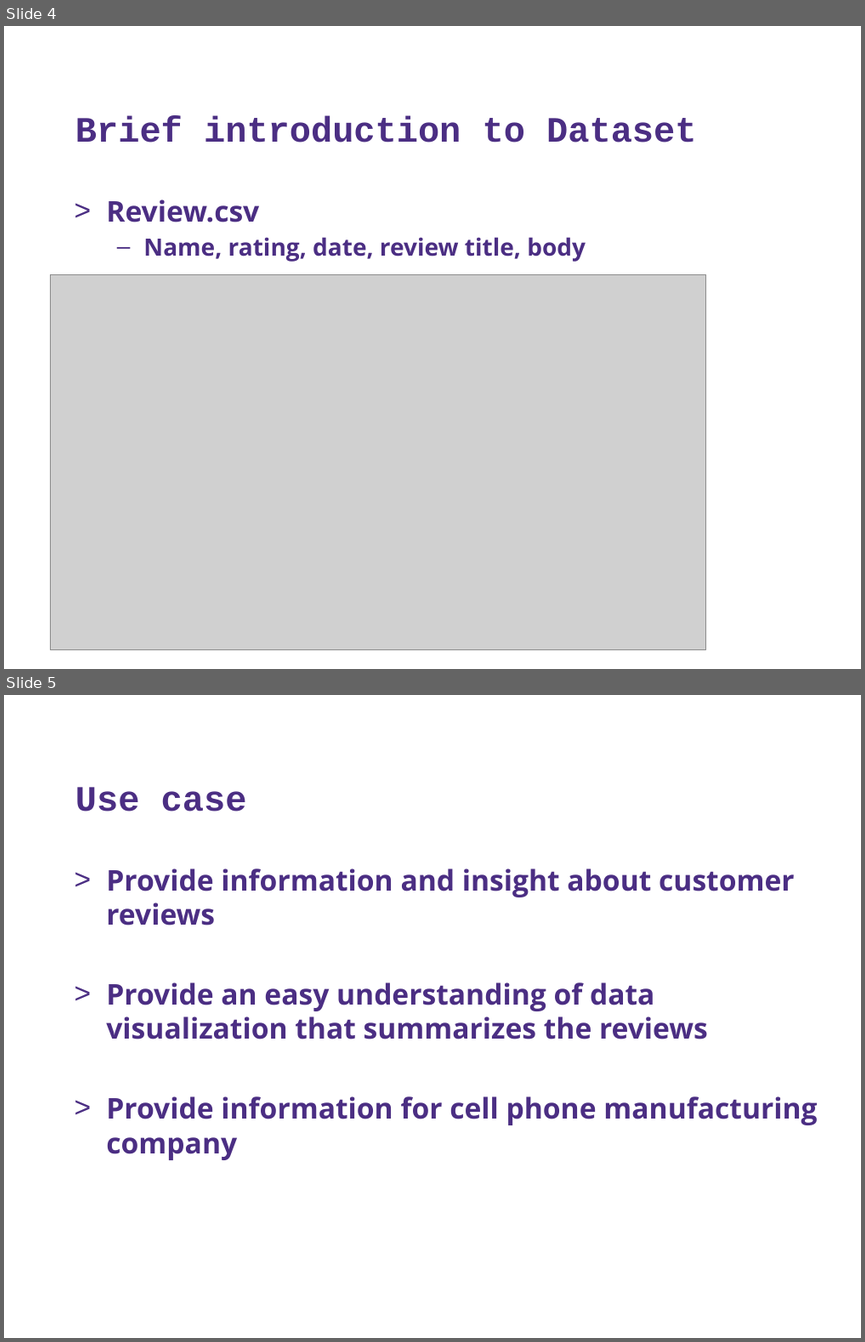
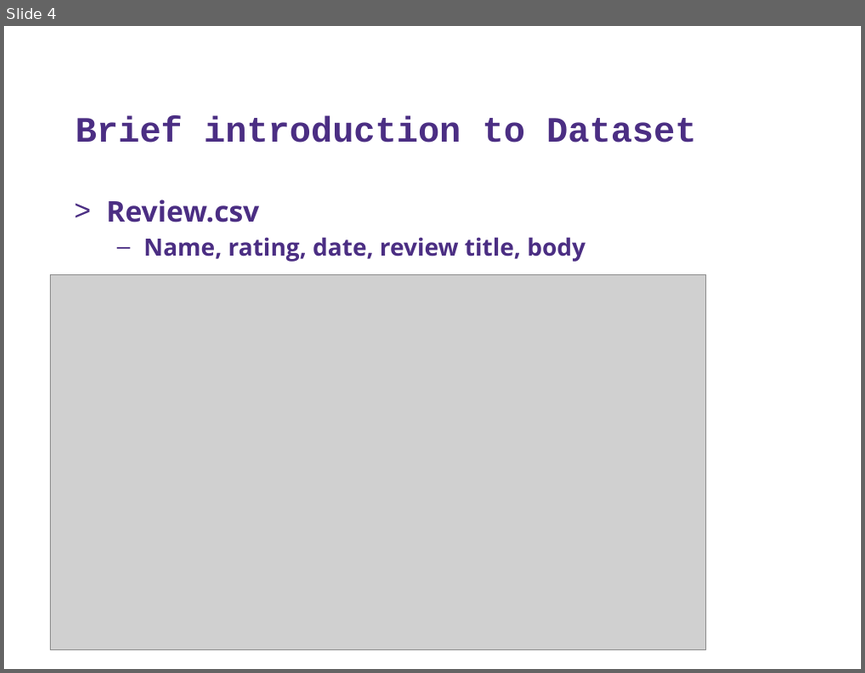
Before and after one commit to cycnc35/AMZ-Cellphone-Review, a slide deck: technologies_reviews.pptx. Shown one above the other, each under a label of ours: slides 4 and 5 before the commit, slide 4 after it. The pictures are 865x1342 and 865x673 pixels, drawn with LibreOffice and Linux fonts; fonts in the diff are those of the drawing; grey boxes stand for pictures; background and template pictures are left out. Boxes give left, top, right and bottom in pixels: in the first picture for what was removed or moved away, otherwise in the second. Text is boxed around its words. In the diff, an @@ line names an element or a change of style, - is before the commit and + after.

```diff
--- a/technologies_reviews.pptx
+++ b/technologies_reviews.pptx
@@ slide 5 removed at <box>4,695,861,1338</box>, background #FFFFFF @@
@@ title removed at <box>75,787,247,811</box> @@
-Use case
@@ text removed at <box>106,868,817,1160</box> @@
-> Provide information and insight about customer reviews
-> Provide an easy understanding of data visualization that summarizes the reviews
-> Provide information for cell phone manufacturing company
```
Also in this commit, not shown: 3 slides changed, 2 slides added.
